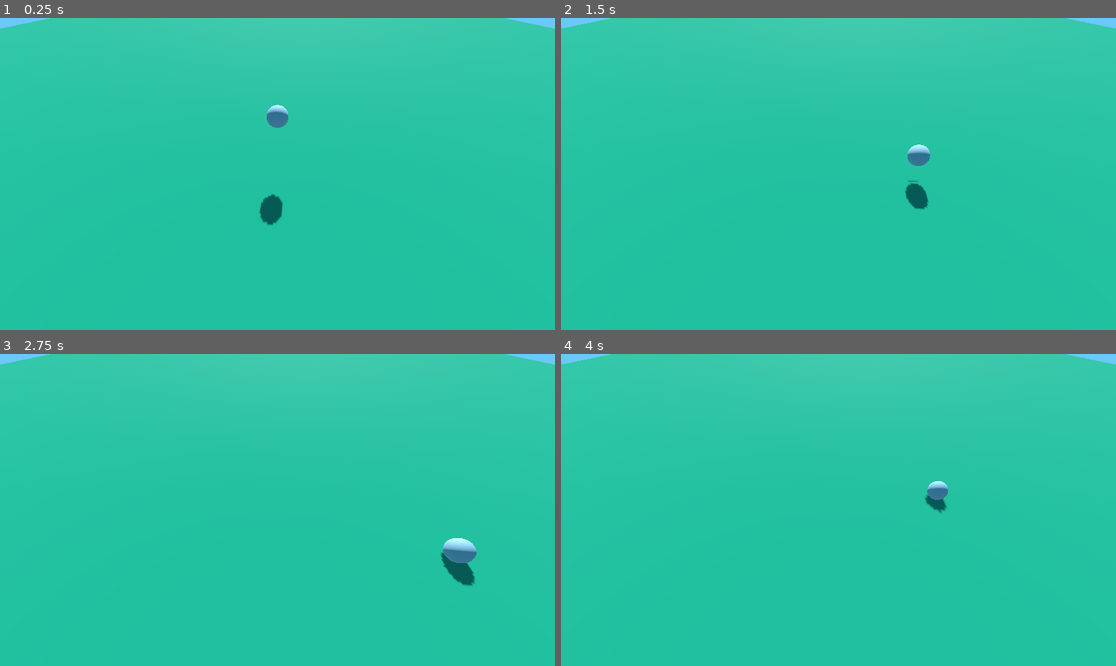
Above: before the commit, frames 1-4 (two rows, left to right).
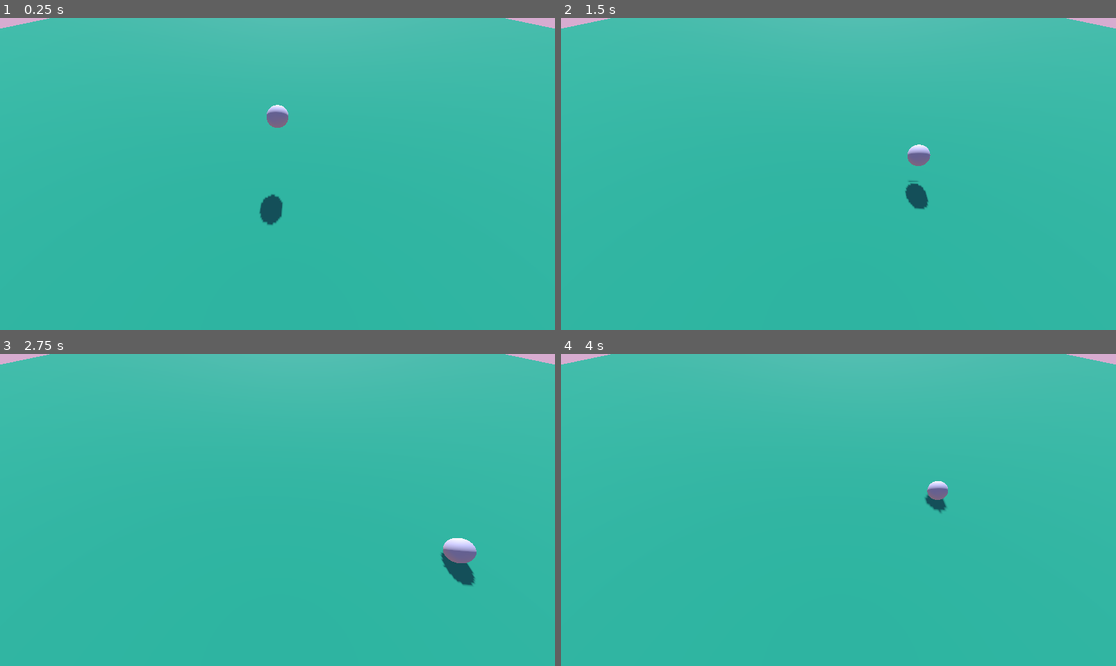
Above: after the commit, the same moments.

Repository: alwod/Dialogue-System
Game: Godot game, scene res://Scenes/main.tscn
The game is run twice, just before and just after one commit, with the same random seed, the same clock (stepped at 60 frames per second) and the same inputs. Before the commit the project starts from res://main.tscn.
Inputs:
- Up to frame 1 (0.25 s): no input
- Up to frame 2 (1.5 s): hold D (Move_Right) 0.53-1.28 s; tap Space (jump) at 0.77 s; hold S (Move_Down) from 1.28 s (still down)
- Up to frame 3 (2.75 s): tap Space (jump) at 1.52 s; release S (Move_Down) at 2.03 s; hold D (Move_Right) from 2.03 s (still down)
- Up to frame 4 (4 s): release D (Move_Right) at 2.78 s; hold W (Move_Up) 2.78-3.53 s; tap Space (jump) at 3.02, 3.77 s; hold A (Move_Left) from 3.53 s (still down)

The runs differ from the first frame. In frame 1, 0.5% of the frame differs, in the area x 0-100%, y 0-36%; in frame 2, 0.5%; in frame 3, 0.7%, in the area x 0-100%, y 0-68%; in frame 4, 0.5%.

Commit message:
Sorted files
Put scripts and scenes into their own folders. Also made a basic NPC scene.

Diff:
--- a/Dialogue Testing Project/main.tscn
+++ b/Dialogue Testing Project/Scenes/main.tscn
@@ -1,7 +1,7 @@
 [gd_scene load_steps=9 format=3 uid="uid://f1ohqmwmbc3p"]
 
-[ext_resource type="PackedScene" uid="uid://b3hxqvmyb1tvs" path="res://player.tscn" id="1_pafon"]
-[ext_resource type="Shader" path="res://shader_material.gdshader" id="2_n0xo4"]
+[ext_resource type="PackedScene" uid="uid://b3hxqvmyb1tvs" path="res://Scenes/player.tscn" id="1_pafon"]
+[ext_resource type="Shader" path="res://Scripts/shader_material.gdshader" id="2_rnk01"]
 
 [sub_resource type="BoxShape3D" id="BoxShape3D_6j4oo"]
 size = Vector3(100, 2, 100)
@@ -13,9 +13,9 @@
 material = SubResource("StandardMaterial3D_icx6c")
 
 [sub_resource type="ShaderMaterial" id="ShaderMaterial_axbx4"]
-shader = ExtResource("2_n0xo4")
-shader_parameter/skyColour = Color(0.329412, 0.733333, 0.952941, 1)
-shader_parameter/horizonColor = Color(0.423529, 0.784314, 0.972549, 1)
+shader = ExtResource("2_rnk01")
+shader_parameter/skyColour = Color(0.647059, 0.647059, 0.980392, 1)
+shader_parameter/horizonColor = Color(0.843137, 0.67451, 0.815686, 1)
 
 [sub_resource type="Sky" id="Sky_pehnl"]
 sky_material = SubResource("ShaderMaterial_axbx4")
--- /dev/null
+++ b/Dialogue Testing Project/Scenes/npc.tscn
@@ -0,0 +1,16 @@
+[gd_scene load_steps=3 format=3 uid="uid://c2yqy1nhopqe7"]
+
+[sub_resource type="CylinderMesh" id="CylinderMesh_yhnm2"]
+
+[sub_resource type="CylinderShape3D" id="CylinderShape3D_4hkm0"]
+
+[node name="NPC" type="Node3D"]
+
+[node name="StaticBody3D" type="StaticBody3D" parent="."]
+
+[node name="MeshInstance3D" type="MeshInstance3D" parent="StaticBody3D"]
+mesh = SubResource("CylinderMesh_yhnm2")
+skeleton = NodePath("../..")
+
+[node name="CollisionShape3D" type="CollisionShape3D" parent="StaticBody3D"]
+shape = SubResource("CylinderShape3D_4hkm0")
--- a/Dialogue Testing Project/player.tscn
+++ b/Dialogue Testing Project/Scenes/player.tscn
@@ -1,6 +1,6 @@
 [gd_scene load_steps=4 format=3 uid="uid://b3hxqvmyb1tvs"]
 
-[ext_resource type="Script" path="res://CharacterController.gd" id="1_jpgnu"]
+[ext_resource type="Script" path="res://Scripts/CharacterController.gd" id="1_knyej"]
 
 [sub_resource type="SphereShape3D" id="SphereShape3D_6qm2x"]
 
@@ -9,7 +9,7 @@
 [node name="Player" type="Node3D"]
 
 [node name="CharacterBody3D" type="CharacterBody3D" parent="."]
-script = ExtResource("1_jpgnu")
+script = ExtResource("1_knyej")
 
 [node name="CollisionShape3D" type="CollisionShape3D" parent="CharacterBody3D"]
 shape = SubResource("SphereShape3D_6qm2x")
--- a/Dialogue Testing Project/project.godot
+++ b/Dialogue Testing Project/project.godot
@@ -11,7 +11,7 @@
 [application]
 
 config/name="Dialogue Testing Project"
-run/main_scene="res://main.tscn"
+run/main_scene="res://Scenes/main.tscn"
 config/features=PackedStringArray("4.0", "Forward Plus")
 config/icon="res://icon.svg"
 
Renamed: Dialogue Testing Project/CharacterController.gd -> Dialogue Testing Project/Scripts/CharacterController.gd
Renamed: Dialogue Testing Project/shader_material.gdshader -> Dialogue Testing Project/Scripts/shader_material.gdshader
